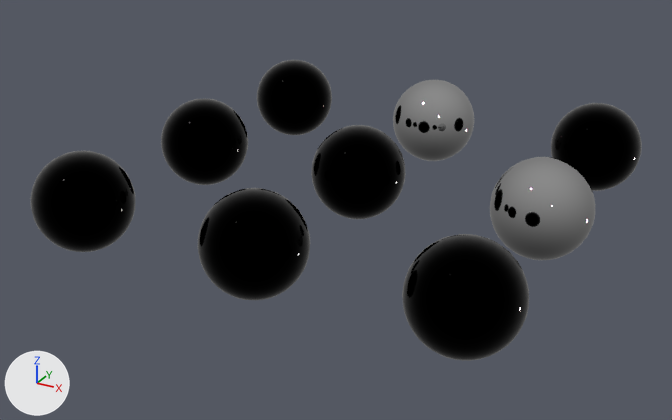
A saved change to the Blender file Materials/PlayerItems.blend.
The view is the same before and after, from a 50 mm camera at (15.6, -15.5, 9.01) aimed at (4.67, 4.36, -0.92). Lighting does not change. The marker at lower left points along +X, +Y and +Z.

Objects in the first picture: 'Pistol_Elite_Warfare', 'Pistol_FullAuto_Warfare', 'Pistol_Warfare', 'Rifle_Magazines_Warfare', 'RocketLauncher_Precision_Body', 'RocketLauncher_Precision_Glass', 'RocketLauncher_Regular_Body', 'RocketLauncher_Regular_Glass', 'ToolTierDecals'.
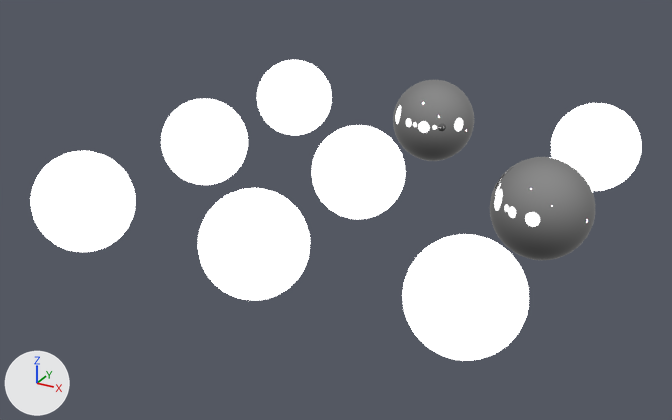
What changed in the scene script:
```text
Change ng_seut_node_group:
    remove # nodes: Attribute x2, BsdfDiffuse, BsdfPrincipled, Invert x2, Math x3, Mix, MixRGB x7, MixShader, NormalMap, SeparateColor, TexImage, Value
    remove # colours: white #ffffff
    nodes: Attribute x2, BsdfDiffuse, BsdfPrincipled, Invert x2, Math x4, Mix x2, MixRGB x7, MixShader, NormalMap, RGB, SeparateColor, TexImage, Value
    colours: white #ffffff, grey #898989
```

Pixel boxes [x1, y1, x2, y2] of what changed, in the pictures (672 x 420 px):
'RocketLauncher_Regular_Body', recoloured (black to white): [402, 234, 529, 361] in both
'Rifle_Magazines_Warfare', recoloured (black to white): [198, 188, 310, 300] in both
'RocketLauncher_Regular_Glass', recoloured (black to white): [491, 157, 594, 254] in both
'Pistol_Elite_Warfare', recoloured (black to white): [30, 151, 135, 252] in both
'RocketLauncher_Precision_Body', recoloured (black to white): [311, 125, 406, 219] in both
'Pistol_FullAuto_Warfare', recoloured (black to white): [161, 99, 248, 185] in both
'ToolTierDecals', recoloured (black to white): [551, 103, 642, 191] in both
'RocketLauncher_Precision_Glass', recoloured (black to white): [393, 102, 471, 148] in both
'Pistol_Warfare', recoloured (black to white): [257, 60, 332, 135] in both
